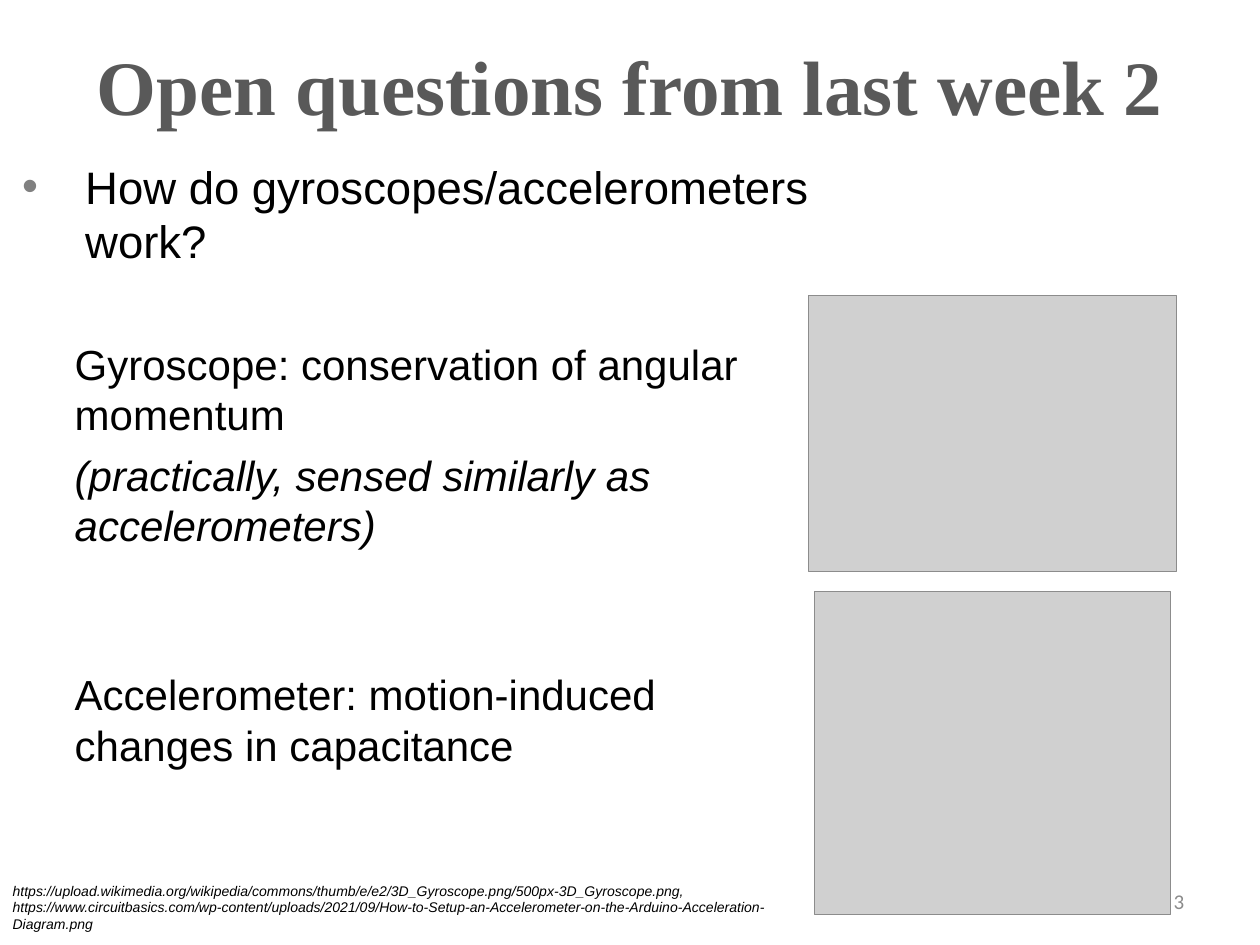
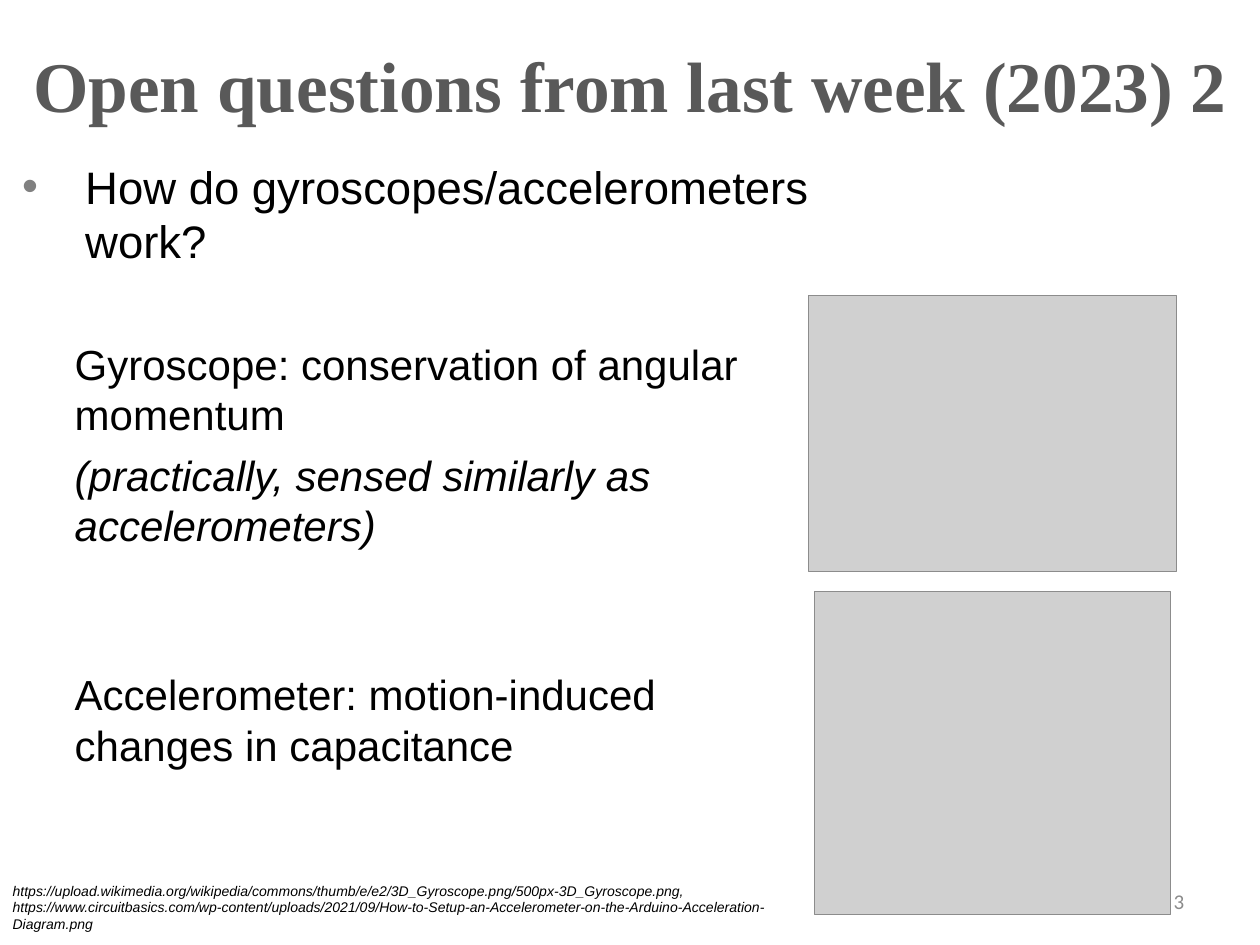
Before and after one commit to beliveau-lab/gen575, a slide deck: slide 3 of lectures/2.Information.Theory.pptx. Drawn at 1260x945 pixels with LibreOffice and Linux fonts; fonts in the diff are those of the drawing; grey boxes stand for pictures. Boxes give left, top, right and bottom in pixels: in the first picture for what was removed or moved away, otherwise in the second. Text is boxed around its words. In the diff, an @@ line names an element or a change of style, - is before the commit and + after.

```diff
--- a/lectures/2.Information.Theory.pptx
+++ b/lectures/2.Information.Theory.pptx
@@ text at [33, 62, 1227, 126]: text changed; size 44 to 40.7 pt @@
-Open questions from last week 2
+Open questions from last week (2023) 2
```
Also in this commit, not shown: 2 other slides changed, 4 slides added, 1 slide removed.
